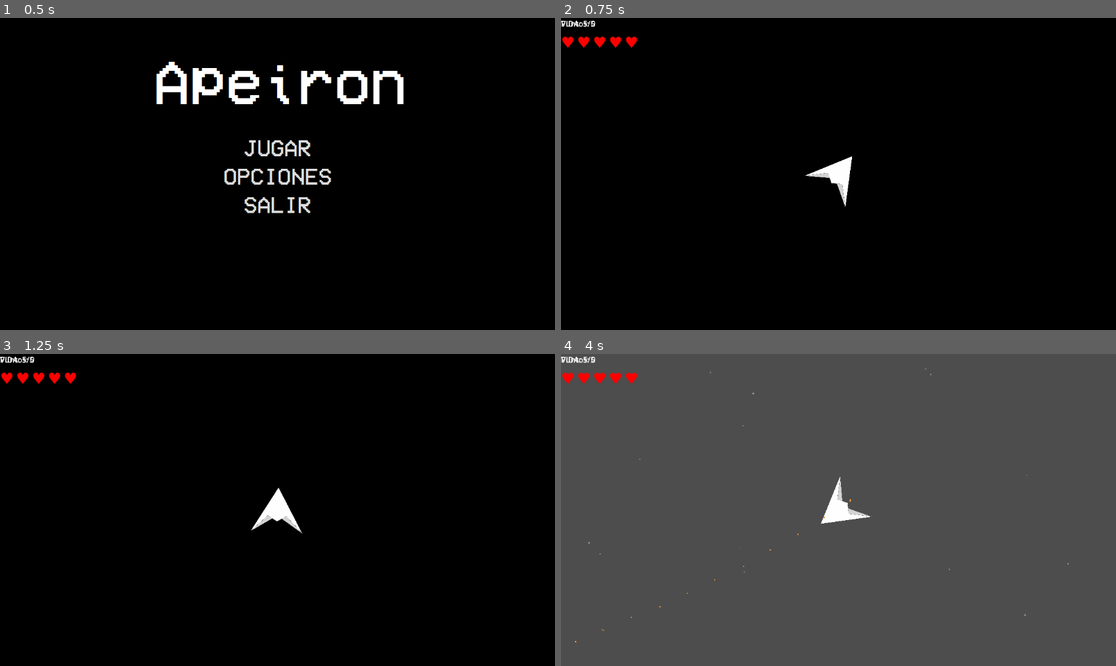
Above: before the commit, frames 1-4 (two rows, left to right).
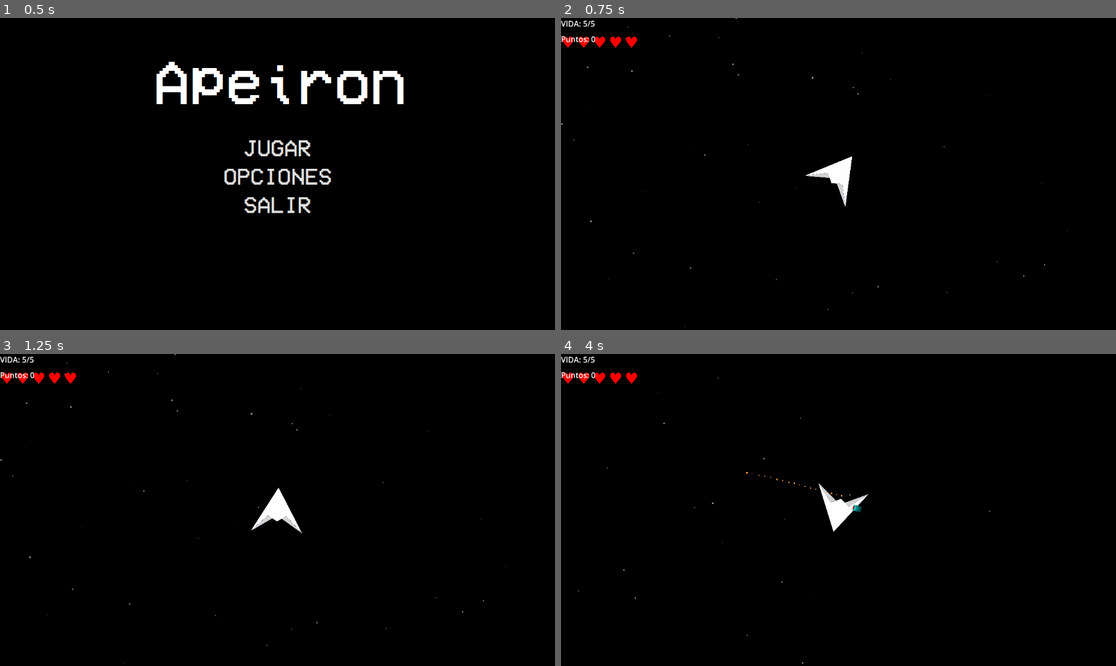
Above: after the commit, the same moments.

Repository: Maretesus666/Apeiron
Game: Godot game, scene res://scenes/menu.tscn
Two runs of this game, one before a commit and one after it. Both use one fixed random seed, a clock stepped at 60 frames per second and the inputs below.
Inputs (mouse positions are in pixels of both pictures, inside the frame that each line leads up to):
- Up to frame 1 (0.5 s): no input
- Up to frame 2 (0.75 s): click "JUGAR" at 0.5 s
- Up to frame 3 (1.25 s): no input
- Up to frame 4 (4 s): move the mouse to (960, 494) at 1.27 s; hold D (move_right) 1.28-2.03 s; click (960, 494) at 1.35 s; move the mouse to (727, 525) at 2.02 s; hold S (move_down) 2.03-2.78 s; click (727, 525) at 2.1 s; move the mouse to (894, 441) at 2.77 s; hold D (move_right) 2.78-3.53 s; click (894, 441) at 2.85 s; move the mouse to (810, 572) at 3.52 s; hold W (move_up) from 3.53 s (still down); click (810, 572) at 3.6 s

Frame 1 is identical in both runs. In frame 2, 0.2% of the frame differs, in the area x 0-92%, y 0-100%; in frame 3, 0.2%; in frame 4, 100%, in the area x 0-100%, y 0-100%.

Commit message:
Fondo general

Diff:
--- a/apeiron-godot/scenes/game.tscn
+++ b/apeiron-godot/scenes/game.tscn
@@ -41,7 +41,11 @@
 [node name="BackgroundGenerator" type="Node2D" parent="."]
 script = ExtResource("1_p57ef")
 
-[node name="Fondo" type="ColorRect" parent="."]
+[node name="FondoGenerado" type="CanvasLayer" parent="."]
+layer = -1
+
+[node name="Fondo" type="ColorRect" parent="FondoGenerado"]
+z_index = -1
 material = SubResource("ShaderMaterial_70w4t")
 anchors_preset = 15
 anchor_right = 1.0
@@ -74,8 +78,9 @@
 layout_mode = 2
 
 [node name="ScoreContainer" type="VBoxContainer" parent="HUD"]
+offset_top = 32.0
 offset_right = 40.0
-offset_bottom = 40.0
+offset_bottom = 82.0
 
 [node name="ScoreLabel" type="Label" parent="HUD/ScoreContainer"]
 layout_mode = 2
@@ -84,9 +89,11 @@
 layout_mode = 2
 
 [node name="PauseMenu" type="CanvasLayer" parent="."]
+process_mode = 3
 script = ExtResource("6_u5sy4")
 
 [node name="Panel" type="Panel" parent="PauseMenu"]
+process_mode = 3
 anchors_preset = 8
 anchor_left = 0.5
 anchor_top = 0.5
@@ -100,6 +107,7 @@
 grow_vertical = 2
 
 [node name="VBoxContainer" type="VBoxContainer" parent="PauseMenu/Panel"]
+process_mode = 3
 layout_mode = 1
 anchors_preset = 8
 anchor_left = 0.5
@@ -114,6 +122,7 @@
 grow_vertical = 2
 
 [node name="TitleLabel" type="Label" parent="PauseMenu/Panel/VBoxContainer"]
+process_mode = 3
 layout_mode = 2
 size_flags_horizontal = 4
 theme_override_fonts/font = ExtResource("7_u5sy4")
@@ -121,6 +130,7 @@
 text = "JUEGO PAUSADO"
 
 [node name="ScoreLabel" type="Label" parent="PauseMenu/Panel/VBoxContainer"]
+process_mode = 3
 layout_mode = 2
 size_flags_horizontal = 4
 theme_override_fonts/font = ExtResource("7_u5sy4")
@@ -128,6 +138,7 @@
 text = "PUNTOS:"
 
 [node name="ResumeButton" type="Button" parent="PauseMenu/Panel/VBoxContainer"]
+process_mode = 3
 layout_mode = 2
 size_flags_horizontal = 4
 theme_override_fonts/font = ExtResource("7_u5sy4")
@@ -135,6 +146,7 @@
 text = "CONTINUAR"
 
 [node name="RestartButton" type="Button" parent="PauseMenu/Panel/VBoxContainer"]
+process_mode = 3
 layout_mode = 2
 size_flags_horizontal = 4
 theme_override_fonts/font = ExtResource("7_u5sy4")
@@ -142,6 +154,7 @@
 text = "REINICIAR"
 
 [node name="MenuButton" type="Button" parent="PauseMenu/Panel/VBoxContainer"]
+process_mode = 3
 layout_mode = 2
 size_flags_horizontal = 4
 theme_override_fonts/font = ExtResource("7_u5sy4")
--- a/apeiron-godot/scripts/jugador.gd
+++ b/apeiron-godot/scripts/jugador.gd
@@ -1,6 +1,6 @@
 extends CharacterBody2D
 
-@export var acceleration: float = 8000.0
+@export var acceleration: float = 400.0
 @export var max_speed: float = 4000.0
 @export var friction: float = 600.0
 @export var rotation_speed: float = 5.0
